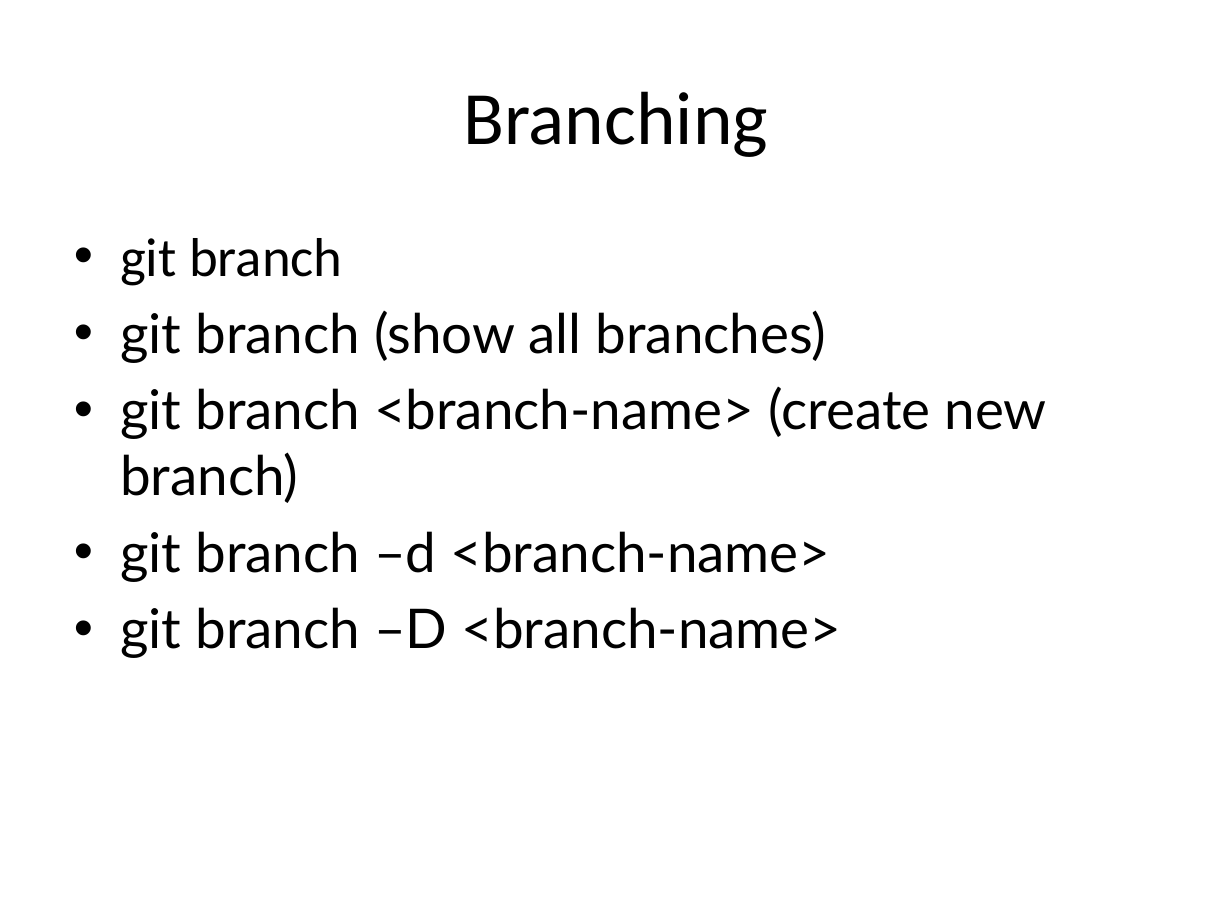
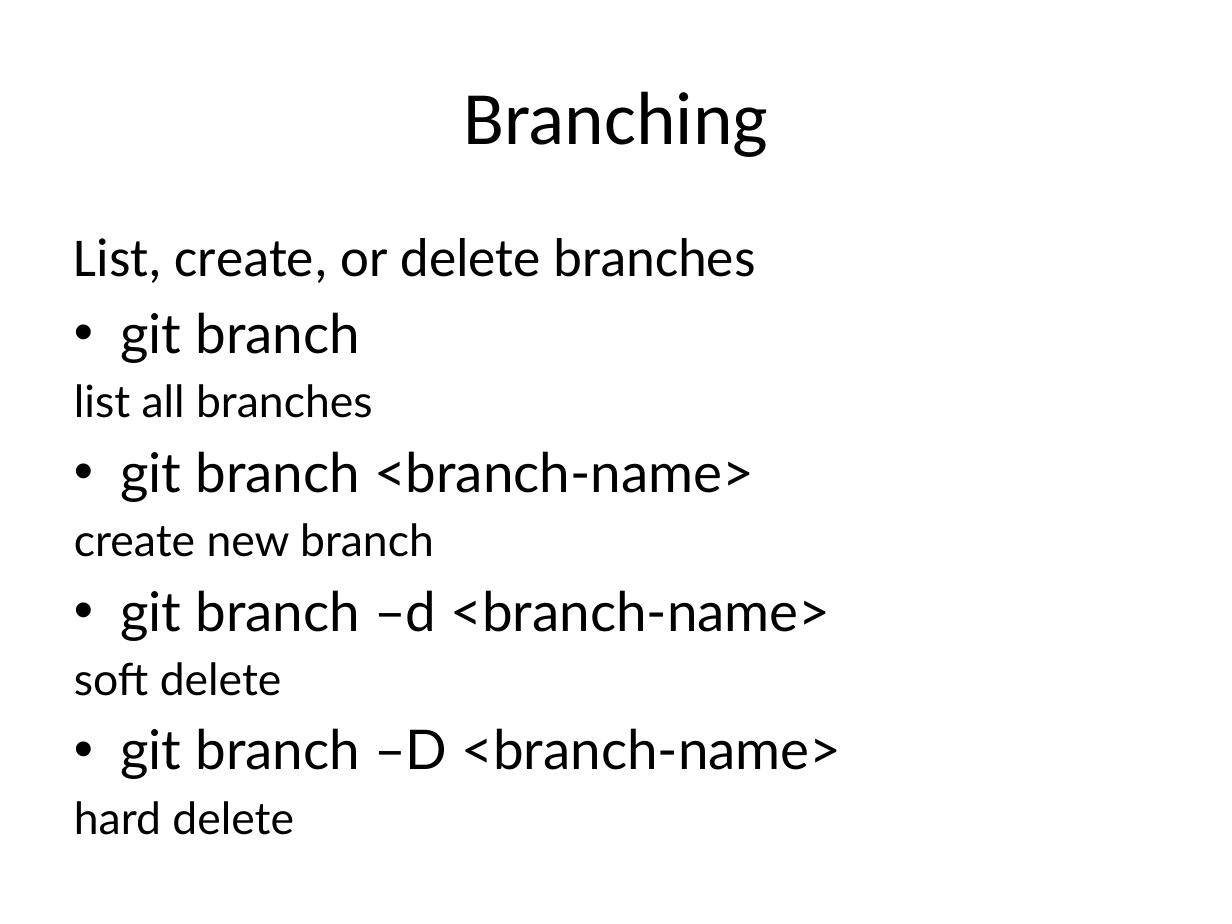
Before and after one commit to duongbach202156/git-test, a slide deck: slide 10 of src/main/resources/Git_Slide.pptx (slide 9 before the commit). Drawn at 1232x924 pixels with LibreOffice and Linux fonts; fonts in the diff are those of the drawing. Boxes give left, top, right and bottom in pixels: in the first picture for what was removed or moved away, otherwise in the second. Text is boxed around its words. In the diff, an @@ line names an element or a change of style, - is before the commit and + after.

Commit message:
Update slide

```diff
--- a/src/main/resources/Git_Slide.pptx
+++ b/src/main/resources/Git_Slide.pptx
@@ text at [74,238,755,283]: paragraph added @@
+List, create, or delete branches
@@ text at [120,312,360,363]: font Calibri to Lato in "git branch" @@
@@ text at [74,384,754,557]: text changed; size 32 to 26 pt @@
-• git branch (show all branches)
-• git branch <branch-name> (create new branch)
+list all branches
+• git branch <branch-name>
+create new branch
@@ text at [74,662,282,696]: paragraph added @@
+soft delete
@@ text at [74,801,294,835]: paragraph added @@
+hard delete
```
Also in this commit, not shown: 8 other slides changed, 7 slides added.
